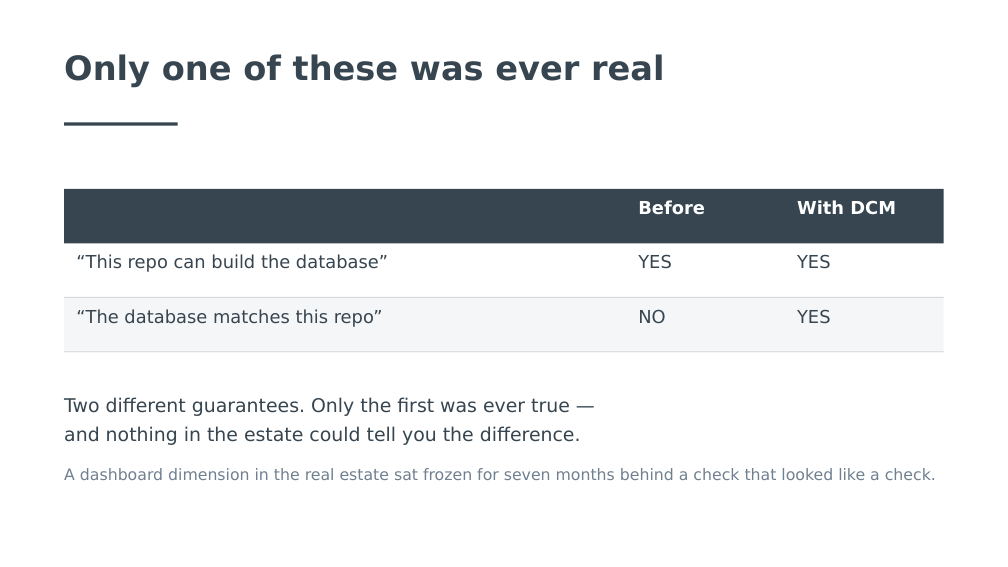
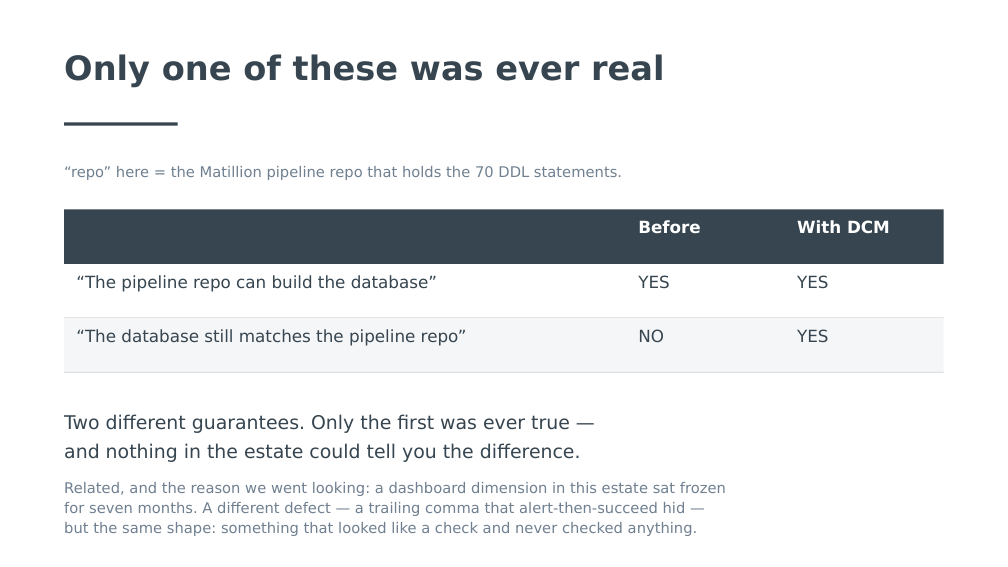
Before and after one commit to Codefordataengg/DMC_PBI, a slide deck: slide 3 of docs/DCM_Presentation.pptx. Drawn at 1008x567 pixels with LibreOffice and Linux fonts; fonts in the diff are those of the drawing. Boxes give left, top, right and bottom in pixels: in the first picture for what was removed or moved away, otherwise in the second. Text is boxed around its words. In the diff, an @@ line names an element or a change of style, - is before the commit and + after.

```diff
--- a/docs/DCM_Presentation.pptx
+++ b/docs/DCM_Presentation.pptx
@@ text added at bbox=[64, 166, 622, 180], 14 pt, text #708090 @@
+“repo” here = the Matillion pipeline repo that holds the 70 DDL statements.
@@ 4 texts, 2 rectangles: place and size @@
-4 texts, 2 rectangles at bbox=[64, 189, 944, 352]
+4 texts, 2 rectangles at bbox=[64, 209, 944, 373]
@@ text at bbox=[76, 275, 437, 292]: text changed; size 17 to 16 pt @@
-“This repo can build the database”
+“The pipeline repo can build the database”
@@ text "YES": place and size @@
-text "YES" at bbox=[797, 254, 831, 269]
+text "YES" at bbox=[638, 275, 669, 289]
@@ size 17 to 16 pt in 6 elements at bbox=[638, 275, 669, 289], bbox=[638, 329, 664, 343], bbox=[797, 329, 828, 342], bbox=[638, 220, 701, 234], bbox=[797, 220, 890, 233], bbox=[797, 275, 828, 289] @@
@@ text "YES": place and size @@
-text "YES" at bbox=[638, 254, 672, 269]
+text "YES" at bbox=[797, 275, 828, 289]
@@ rectangle: place and size @@
-rectangle at bbox=[64, 298, 944, 352]
+rectangle at bbox=[64, 318, 944, 318]
@@ rectangle at bbox=[64, 318, 944, 318]: fill #F5F6F8 to #D3D3D3 @@
@@ rectangle: place and size @@
-rectangle at bbox=[64, 297, 944, 298]
+rectangle at bbox=[64, 318, 944, 373]
@@ rectangle at bbox=[64, 318, 944, 373]: fill #D3D3D3 to #F5F6F8 @@
@@ text at bbox=[76, 329, 467, 346]: text changed; size 17 to 16 pt @@
-“The database matches this repo”
+“The database still matches the pipeline repo”
@@ text "Two different guarantees. Only the ...": place and size @@
-text "Two different guarantees. Only the ..." at bbox=[64, 397, 936, 480]
+text "Two different guarantees. Only the ..." at bbox=[64, 414, 726, 536]
@@ text at bbox=[64, 443, 581, 462]: less space between paragraphs @@
@@ text at bbox=[64, 482, 726, 536]: text changed; size 15 to 14 pt @@
-A dashboard dimension in the real estate sat frozen for seven months behind a check that looked like a check.
+Related, and the reason we went looking: a dashboard dimension in this estate sat frozen
+for seven months. A different defect — a trailing comma that alert-then-succeed hid —
+but the same shape: something that looked like a check and never checked anything.
```
Also in this commit, not shown: 4 other slides changed, 6 other files.
